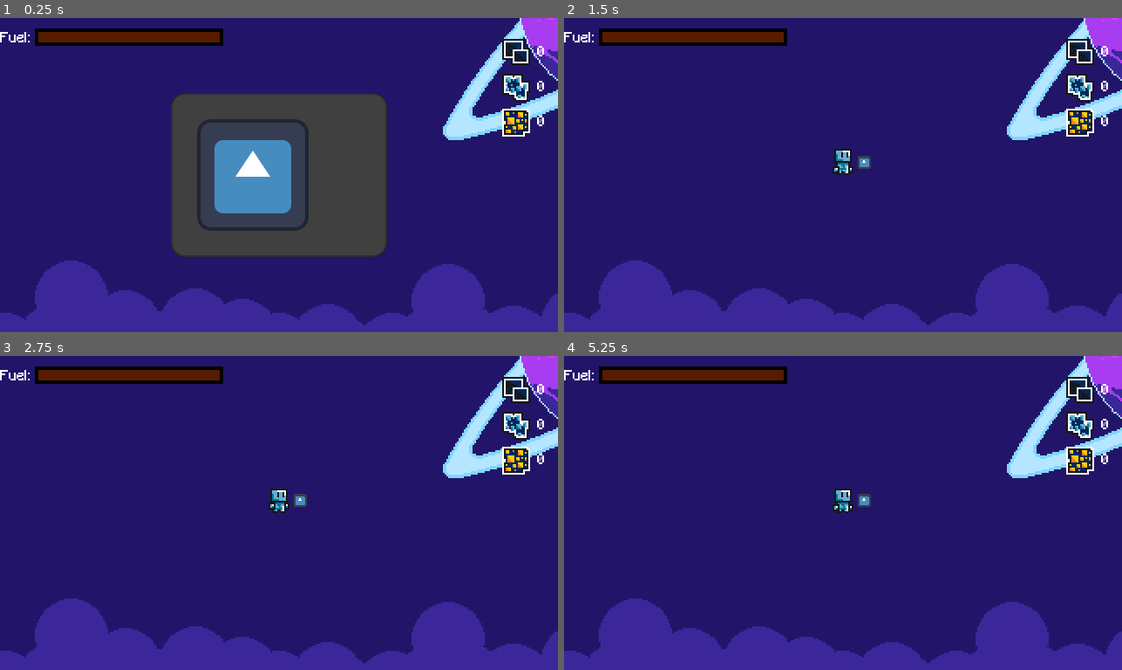
Above: before the commit, frames 1-4 (two rows, left to right).
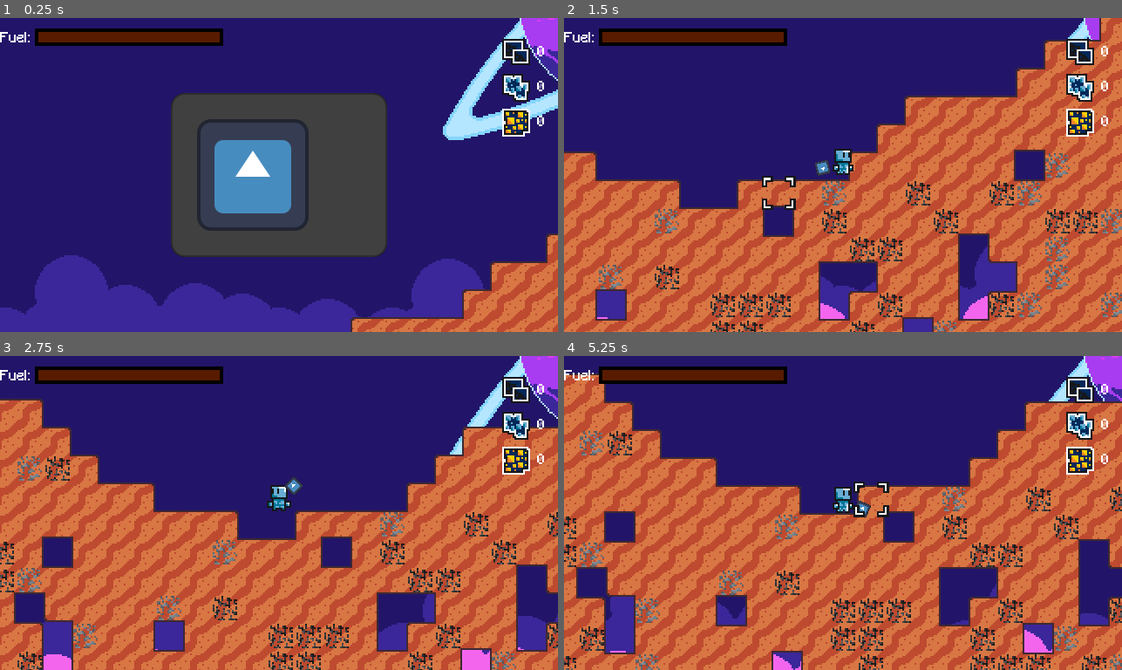
Above: after the commit, the same moments.

Repository: Renan-G-projec/A-Journey-Of-A-Robot
Game: Godot game, scene res://scenes/main_game.tscn
The game is run twice, just before and just after one commit, with the same random seed, the same clock (stepped at 60 frames per second) and the same inputs. The engine's default icon, where the game draws it, is replaced by a stand-in: a white triangle on a blue panel in a dark square.
Inputs (mouse positions are in pixels of both pictures, inside the frame that each line leads up to):
- Up to frame 1 (0.25 s): no input
- Up to frame 2 (1.5 s): tap Enter at 0.5 s; move the mouse to (965, 159) at 0.52 s; press the mouse at (965, 159) at 0.53 s; hold D (GoRight) from 0.53 s (still down); tap Up at 0.77 s; tap Space (UseJetpack) at 0.8, 1.35 s; move the mouse to (731, 190) at 1.27 s; release the mouse at (731, 190) at 1.28 s
- Up to frame 3 (2.75 s): tap Up at 1.52 s; click (167, 528) at 1.55 s; move the mouse to (334, 443) at 2.02 s; release D (GoRight) at 2.03 s; press the mouse at (334, 443) at 2.03 s; hold A (GoLeft) from 2.03 s (still down); tap Space (UseJetpack) at 2.3 s
- Up to frame 4 (5.25 s): move the mouse to (815, 575) at 2.77 s; release A (GoLeft) at 2.78 s; release the mouse at (815, 575) at 2.78 s; hold D (GoRight) 2.78-4.28 s; tap Space (UseJetpack) at 2.85 s; tap Up at 3.02, 3.77, 4.52 s; click (815, 575) at 3.05 s; move the mouse to (1010, 560) at 3.52 s; hold Space (UseJetpack) 3.53-4.28 s; tap Alt at 3.6 s; move the mouse to (675, 465) at 4.27 s; hold A (GoLeft) 4.28-5.03 s; tap Shift at 4.35 s; click (675, 465) at 4.55 s; move the mouse to (870, 513) at 5.02 s; press the mouse at (870, 513) at 5.03 s; hold D (GoRight) from 5.03 s (still down)

The runs differ from the first frame. In frame 1, 6.0% of the frame differs, in the area x 0-100%, y 68-100%; in frame 2, 59%; in frame 3, 58%; in frame 4, 64%, in the area x 0-100%, y 5-100%.
Error before the commit: Parse Error: Used tab character for indentation instead of space as used before in the file. (res://scripts/main_game.gd:12)

Commit message:
Tabs Vs Spaces

Diff:
--- a/scripts/driil.gd
+++ b/scripts/driil.gd
@@ -48,46 +48,38 @@
 		var global_tile_position: Vector2 = collider.to_global(collider.map_to_local(collision_tile))
 		selected_block_effect.global_position = global_tile_position
 
-        # Here it updates in advance. Does not start emitting
-        particles.global_position = global_tile_position
+		# Here it updates in advance. Does not start emitting
+		particles.global_position = global_tile_position
 
-    else:
-        is_facing_block = false;
+	else:
+		is_facing_block = false;
 
-    update_timers(delta)
-    update_selected_block_effect(changed_facing_block)
+	update_timers(delta)
+	update_selected_block_effect(changed_facing_block)
 
 func mine() -> void:
-    if (is_facing_block):
-        mined_block.emit(facing_block_coords, damage)
-        if (facing_block_animation_timer < 0):
-            selected_block_effect.queue_redraw()
-            update_selected_block_effect(true, Vector2(0.7, 0.7))
-            facing_block_animation_timer = facing_block_animation_time
+	if (is_facing_block):
+		mined_block.emit(facing_block_coords, damage)
+		if (facing_block_animation_timer < 0):
+			selected_block_effect.queue_redraw()
+			update_selected_block_effect(true, Vector2(0.7, 0.7))
+			facing_block_animation_timer = facing_block_animation_time
 
 
 func update_selected_block_effect(reset_lerp: bool, effect_scale: Vector2 = select_lerp_effect, step: float = select_lerp_effect_step) -> void:
-    selected_block_effect.visible = is_facing_block
-    if (!is_facing_block): return
-    if (reset_lerp):
-        selected_block_effect.scale = effect_scale
-    selected_block_effect.scale.x = lerp(selected_block_effect.scale.x, 1.0, step)
-    selected_block_effect.scale.y = lerp(selected_block_effect.scale.y, 1.0, step)
+	selected_block_effect.visible = is_facing_block
+	if (!is_facing_block): return
+	if (reset_lerp):
+		selected_block_effect.scale = effect_scale
+	selected_block_effect.scale.x = lerp(selected_block_effect.scale.x, 1.0, step)
+	selected_block_effect.scale.y = lerp(selected_block_effect.scale.y, 1.0, step)
 
 
 func update_timers(delta: float) -> void:
 	facing_block_animation_timer -= delta
 
 func start_emitting_particles() -> void:
-	particles.emitting = true;
-
-func _process(_delta: float) -> void:
-	if particles.emitting:
-		var process_material: ShaderMaterial = particles.process_material as ShaderMaterial
-		if process_material:
-			process_material.set_shader_parameter("targetPos", sprite.global_position)
-			process_material.set_shader_parameter("initial_velocity", Vector2.from_angle(deg_to_rad(randi_range(0, 360))) * 48)
-			process_material.set_shader_parameter("initial_offset", Vector2(randi_range(-8, 8), randi_range(-4, 4)))
+	particles.emitting = true
 
 func stop_emitting_particles() -> void:
 	particles.emitting = false
--- a/scripts/jetpack.gd
+++ b/scripts/jetpack.gd
@@ -4,21 +4,21 @@
 
 # This file exists only to encapsulate the jetpack logic and remove it from the player script
 # Jetpack settings. FUEL MEASURED IN SECONDS
-@export var max_fuel: float = 5.0
-@export var current_fuel: float = 5.0
+@export var max_fuel: float = 100.0
+@export var current_fuel: float = 100.0
 @export var impulse: float = 980 * 1.4
 @export var refuel_rate: float = 0.05
 
 var is_active: bool = false
 
 func get_jetpack_velocity(delta: float) -> float:
-    if !is_active || current_fuel <= 0: return 0
-    return -impulse * delta;
+	if !is_active || current_fuel <= 0: return 0
+	return -impulse * delta;
 
 func _physics_process(delta: float) -> void:
-    if is_active:
-        current_fuel -= delta
-        current_fuel = max(current_fuel, 0)
-    else:
-        current_fuel += refuel_rate * delta
-        current_fuel = min(current_fuel, max_fuel)
+	if is_active:
+		current_fuel -= delta
+		current_fuel = max(current_fuel, 0)
+	else:
+		current_fuel += refuel_rate * delta
+		current_fuel = min(current_fuel, max_fuel)
--- a/scripts/main_game.gd
+++ b/scripts/main_game.gd
@@ -6,7 +6,7 @@
 @onready var jetpack: Jetpack = $Player/Jetpack
 
 func _ready() -> void:
-    fuel_ui.set_jetpack(jetpack)
+	fuel_ui.set_jetpack(jetpack)
 
 func _on_player_mined_block(tilemap_coords: Vector2i, damage: float) -> void:
 	map.damage_tile(tilemap_coords, damage)
--- a/scripts/map.gd
+++ b/scripts/map.gd
@@ -50,10 +50,6 @@
 		if source_id != -1:
 			techtree.show()
 
-
-
-
-
 func damage_tile(tile: Vector2i, damage: float) -> void:
 	var life: float = tiles_life.get_or_add(tile, tile_base_life)
 	if life - damage <= 0:
@@ -80,28 +76,28 @@
 # The root function, which starts the game
 func generateMap() -> void:
 
-    var tiles_placed: int = generateTile()
-    var updated_tiles_placed: int = removeTiles(tiles_placed)
-    generateOre(updated_tiles_placed)
+	var tiles_placed: int = generateTile()
+	var updated_tiles_placed: int = removeTiles(tiles_placed)
+	generateOre(updated_tiles_placed)
 
 # Generates the Map Tiles
 func generateTile() -> int:
 
-    var tiles_to_place: Array[Vector2i] = []
+	var tiles_to_place: Array[Vector2i] = []
 
-    for x in range (world_width):
+	for x in range (world_width):
 
-        var current_top := top_wall + 14 * fast_noise_lite.get_noise_1d(x*0.05)
-        var bottom_noise := fast_noise_lite.get_noise_1d((x*25)+500)
-        var current_bottom := top_wall + min_body_thickness + int(bottom_noise * spike_height)
+		var current_top := top_wall + 14 * fast_noise_lite.get_noise_1d(x*0.05)
+		var bottom_noise := fast_noise_lite.get_noise_1d((x*25)+500)
+		var current_bottom := top_wall + min_body_thickness + int(bottom_noise * spike_height)
 
-        for y in range(current_top, current_bottom):
-            tiles_to_place.push_back(Vector2i(x, y))
+		for y in range(current_top, current_bottom):
+			tiles_to_place.push_back(Vector2i(x, y))
 
-    layer.set_cells_terrain_connect(tiles_to_place, 0, 0)
+	layer.set_cells_terrain_connect(tiles_to_place, 0, 0)
 
-    var tiles_placed: int = tiles_to_place.size()
-    return int(tiles_placed)
+	var tiles_placed: int = tiles_to_place.size()
+	return int(tiles_placed)
 
 # Get the data ready, before calling placeOres
 func generateOre (updated_tiles_placed:int) -> void:
--- a/scripts/player.gd
+++ b/scripts/player.gd
@@ -19,37 +19,37 @@
 		velocity += get_gravity() * delta
 
 
-    jetpack.is_active = Input.is_action_pressed("UseJetpack")
-    velocity.y += jetpack.get_jetpack_velocity(delta)
+	jetpack.is_active = Input.is_action_pressed("UseJetpack")
+	velocity.y += jetpack.get_jetpack_velocity(delta)
 
-    if Input.is_action_pressed("MineFacingBlock"):
-        if (drill.is_facing_block): drill.start_emitting_particles()
-        drill.mine()
-    else:
-        drill.stop_emitting_particles()
-    if !(drill.is_facing_block): drill.stop_emitting_particles()
+	if Input.is_action_pressed("MineFacingBlock"):
+		if (drill.is_facing_block): drill.start_emitting_particles()
+		drill.mine()
+	else:
+		drill.stop_emitting_particles()
+	if !(drill.is_facing_block): drill.stop_emitting_particles()
 
-    var direction := Input.get_axis("GoLeft", "GoRight")
-    if direction:
-        velocity.x = direction * SPEED
-    else:
-        velocity.x = move_toward(velocity.x, 0, SPEED)
+	var direction := Input.get_axis("GoLeft", "GoRight")
+	if direction:
+		velocity.x = direction * SPEED
+	else:
+		velocity.x = move_toward(velocity.x, 0, SPEED)
 
-    move_and_slide()
-    update_state()
+	move_and_slide()
+	update_state()
 
 
 func _on_driil_mined_block(tilemap_position: Vector2i, damage: float) -> void:
-    mined_block.emit(tilemap_position, damage)
+	mined_block.emit(tilemap_position, damage)
 
 func update_state() -> void:
-    var going_direction: int = Input.get_axis("GoLeft", "GoRight")
-    if going_direction < 0:
-        sprite.play("runningLeft")
-        facing_direction = going_direction
-    elif going_direction > 0:
-        sprite.play("runningRight")
-        facing_direction = going_direction
-    else:
-        if (facing_direction < 0): sprite.play("idleLeft")
-        else: sprite.play("idleRight")
+	var going_direction: int = Input.get_axis("GoLeft", "GoRight")
+	if going_direction < 0:
+		sprite.play("runningLeft")
+		facing_direction = going_direction
+	elif going_direction > 0:
+		sprite.play("runningRight")
+		facing_direction = going_direction
+	else:
+		if (facing_direction < 0): sprite.play("idleLeft")
+		else: sprite.play("idleRight")
